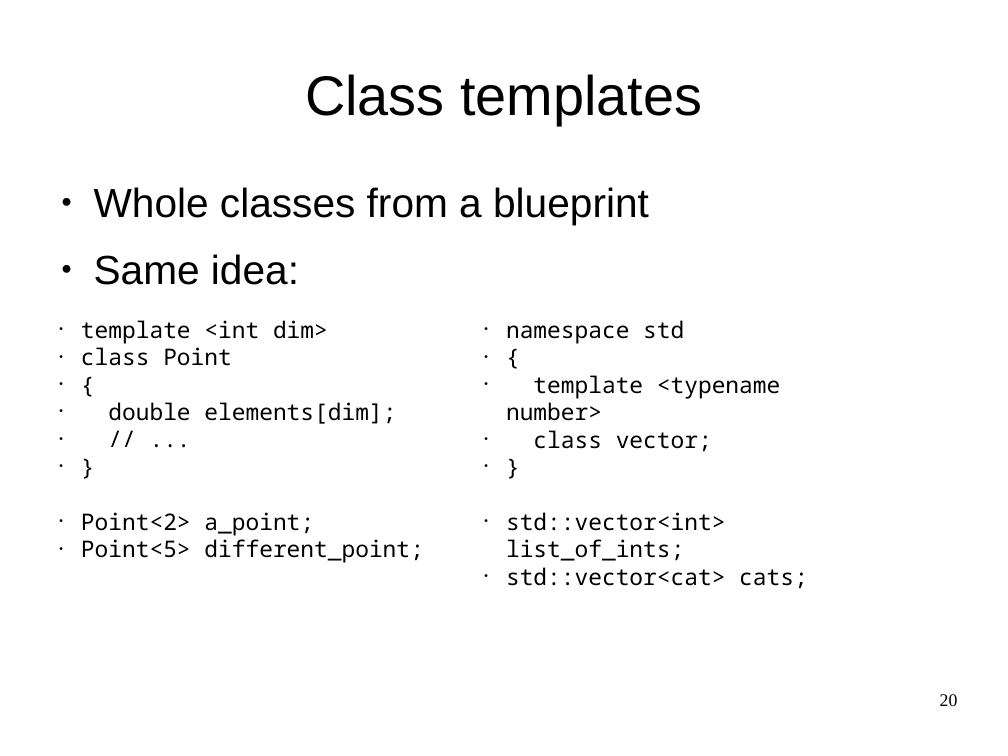
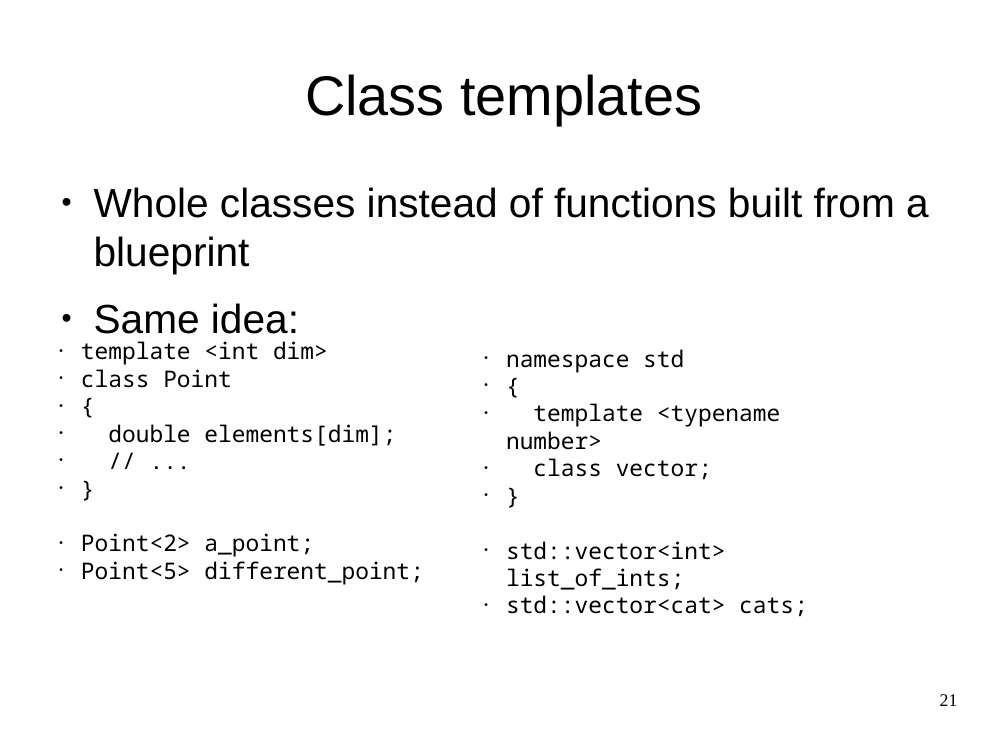
Before and after one commit to ndem0/deal.II-tutorial, a slide deck: slide 21 of slides.odp (slide 20 before the commit). Drawn at 1008x756 pixels with LibreOffice and Linux fonts; fonts in the diff are those of the drawing. Boxes give left, top, right and bottom in pixels: in the first picture for what was removed or moved away, otherwise in the second. Text is boxed around its words. In the diff, an @@ line names an element or a change of style, - is before the commit and + after.

```diff
--- a/slides.odp
+++ b/slides.odp
@@ text at box(94, 187, 929, 274): text changed @@
-● Whole classes from a blueprint
+● Whole classes instead of functions built from a blueprint
@@ text "template <int dim>": place and size @@
-text "template <int dim>" at box(81, 320, 423, 563)
+text "template <int dim>" at box(81, 341, 423, 585)
@@ text "namespace std": place and size @@
-text "namespace std" at box(506, 320, 808, 589)
+text "namespace std" at box(506, 349, 808, 617)
@@ page number at box(940, 694, 958, 706): text changed @@
-20
+21
```
Also in this commit, not shown: 18 other slides changed, 1 slide added, 1 slide removed.
